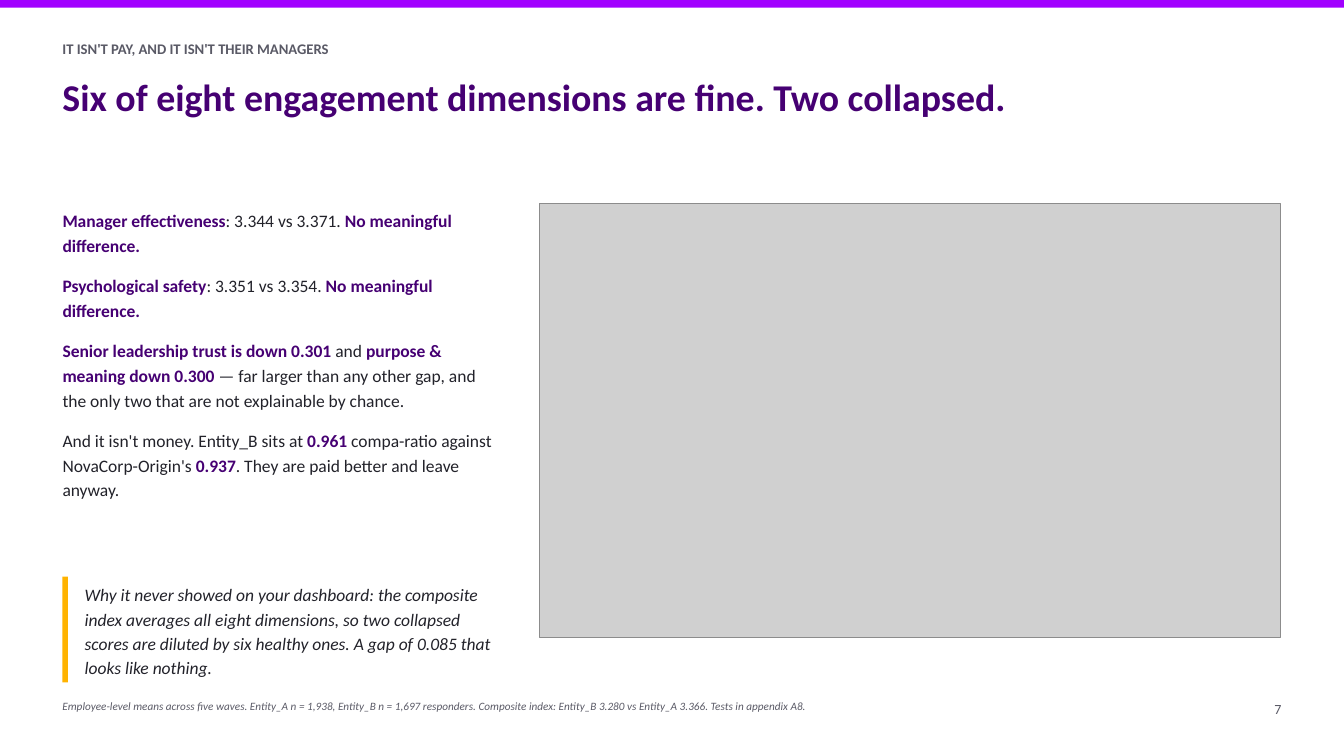
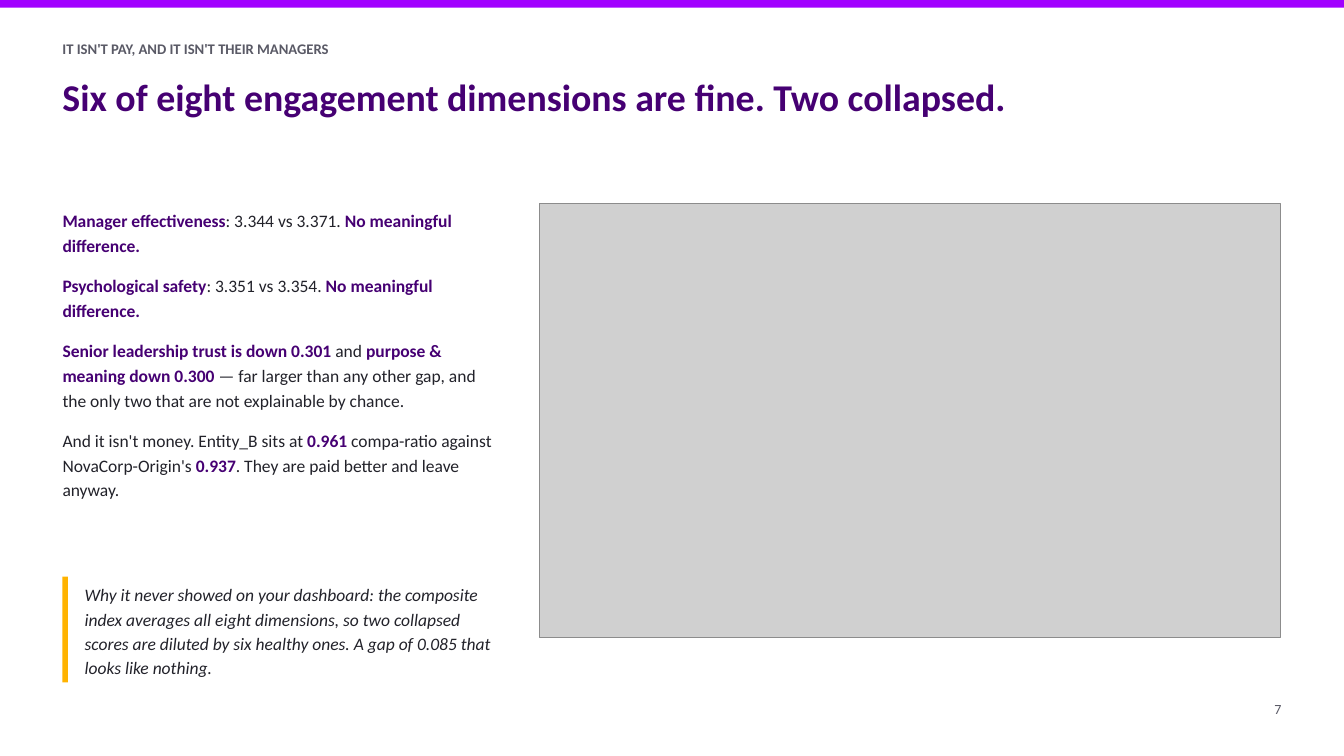
Before and after one commit to athxrva21/subaa_datathon, a slide deck: slide 7 of deck/NovaCorp_deck.pptx. Drawn at 1344x756 pixels with LibreOffice and Linux fonts; fonts in the diff are those of the drawing; grey boxes stand for pictures. Boxes give left, top, right and bottom in pixels: in the first picture for what was removed or moved away, otherwise in the second. Text is boxed around its words. In the diff, an @@ line names an element or a change of style, - is before the commit and + after.

```diff
--- a/deck/NovaCorp_deck.pptx
+++ b/deck/NovaCorp_deck.pptx
@@ text removed at (62,702,806,712) @@
-Employee-level means across five waves. Entity_A n = 1,938, Entity_B n = 1,697 responders. Composite index: Entity_B 3.280 vs Entity_A 3.366. Tests in appendix A8.
```
Also in this commit, not shown: 14 other slides changed, 3 other files.
